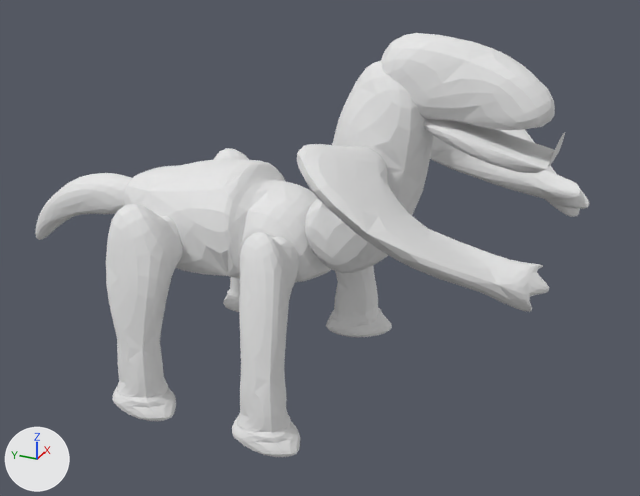
The Blender file dev/Creatures/Plains Mobs/zoataur.blend, before and after one commit.
Rendered twice from a 50 mm lens placed at (-5.85, -3.29, 4.17), pointed at (0.06, -0.63, 1.21). Arrows for +X, +Y and +Z are at lower left; the lights stay in place.

Names of what the first picture shows: 'BackLeftLeg', 'BackRightLeg', 'Body', 'FrontLeftLeg', 'FrontRightLeg', 'Head', 'LeftArm', 'Mouth', 'Neck', 'RightArm', 'Tail'.
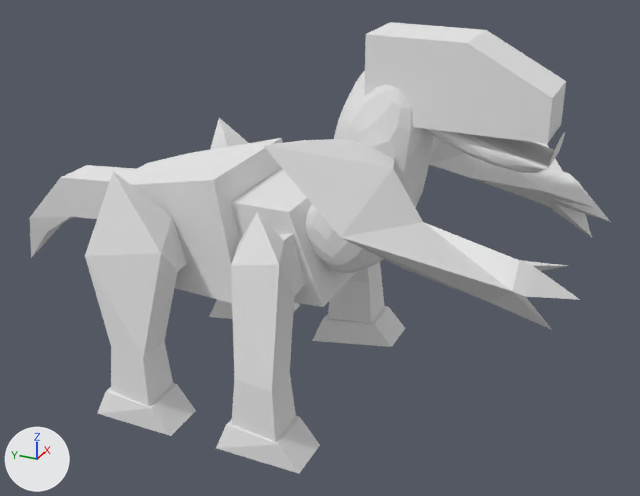
Pixel boxes (x1, y1, x2, y2) of what changed, in the pictures (640 x 496 px):
'Body', modifiers changed (13% wider, 37% taller)
    before: (123, 159, 331, 282)
    after: (121, 138, 356, 307)
'RightArm', modifiers changed (26% wider, 14% taller)
    before: (297, 144, 549, 312)
    after: (263, 139, 580, 330)
'BackRightLeg', modifiers changed (44% wider, 22% taller)
    before: (106, 204, 183, 421)
    after: (85, 171, 196, 436)
'Head', modifiers changed (16% wider, 26% taller)
    before: (381, 33, 555, 130)
    after: (364, 22, 566, 144)
'FrontRightLeg', modifiers changed (52% wider, 16% taller)
    before: (232, 232, 300, 457)
    after: (216, 212, 320, 473)
'LeftArm', modifiers changed
    before: (430, 129, 589, 217)
    after: (429, 136, 610, 237)
'FrontLeftLeg', modifiers changed
    before: (326, 266, 392, 337)
    after: (312, 262, 405, 347)
'Tail', modifiers changed (8% wider, 38% taller)
    before: (35, 173, 132, 240)
    after: (30, 165, 135, 258)
'BackLeftLeg', modifiers changed
    before: (213, 148, 249, 312)
    after: (209, 118, 300, 319)

Edits to the bpy script that builds the scene:
```text
Change ob_frontrightleg:
    remove _m = ob_frontrightleg.modifiers.new('Subsurf', 'SUBSURF')
Change ob_rightarm:
    remove _m = ob_rightarm.modifiers.new('Subsurf', 'SUBSURF')
Change ob_backrightleg:
    remove _m = ob_backrightleg.modifiers.new('Subsurf', 'SUBSURF')
Change ob_backleftleg:
    remove _m = ob_backleftleg.modifiers.new('Subsurf', 'SUBSURF')
Change ob_leftarm:
    remove _m = ob_leftarm.modifiers.new('Subsurf', 'SUBSURF')
Change ob_frontleftleg:
    remove _m = ob_frontleftleg.modifiers.new('Subsurf', 'SUBSURF')
Change ob_head:
    remove _m = ob_head.modifiers.new('Subsurf', 'SUBSURF')
Change ob_tail:
    remove _m = ob_tail.modifiers.new('Subsurf', 'SUBSURF')
Change ob_body:
    remove _m = ob_body.modifiers.new('Subsurf', 'SUBSURF')
```
